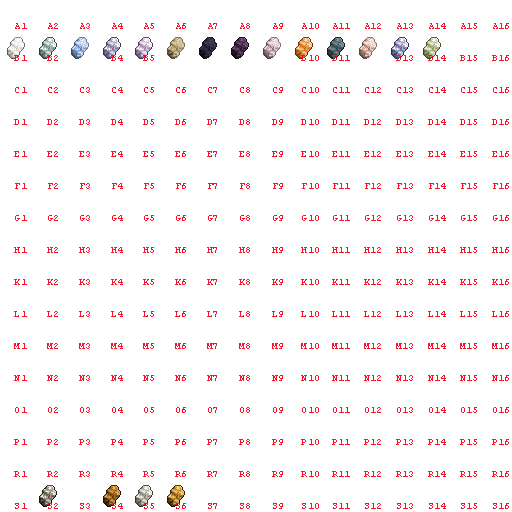
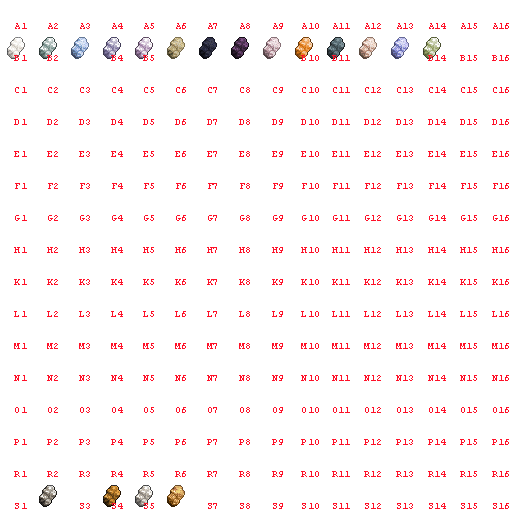
The second 512px x 512px image is a revision of the first. Changes to its layers:
added layer "Layer 14" above "num" over [391,37,409,59]
painted on "num" over [48,55,413,509]
added layer "Layer 13" above "Layer 0" over [167,485,185,507]
